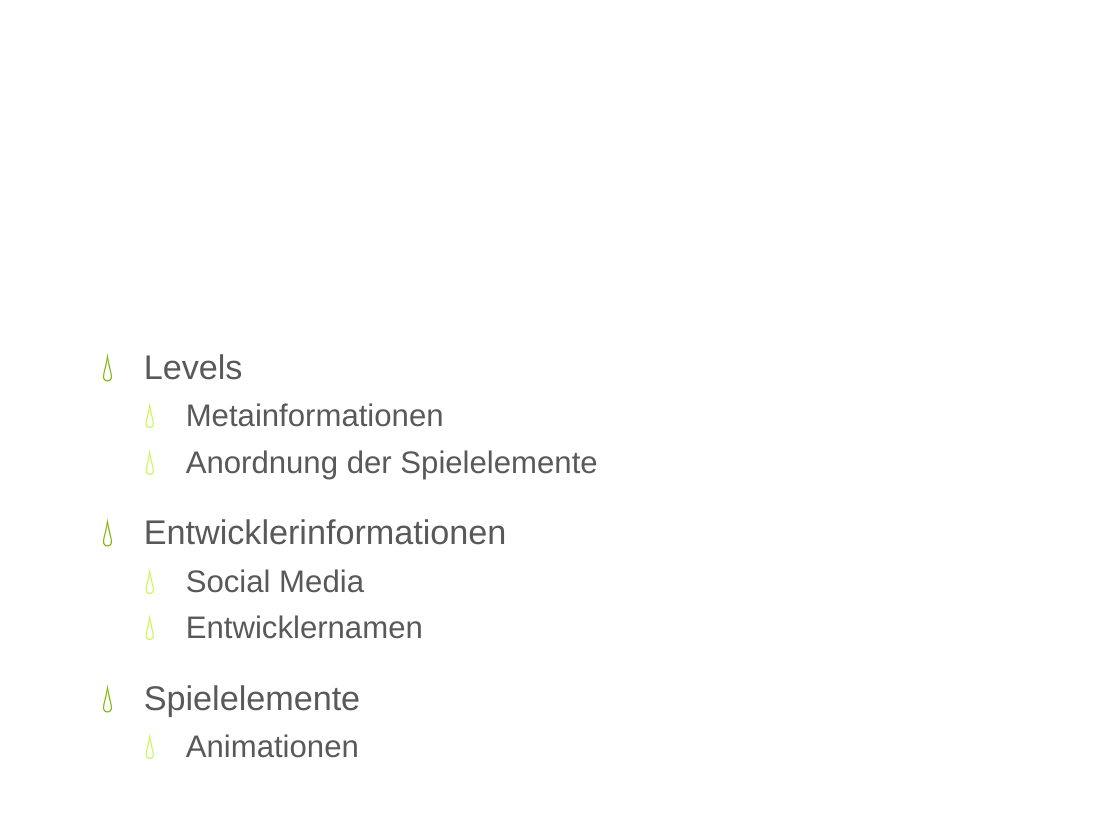
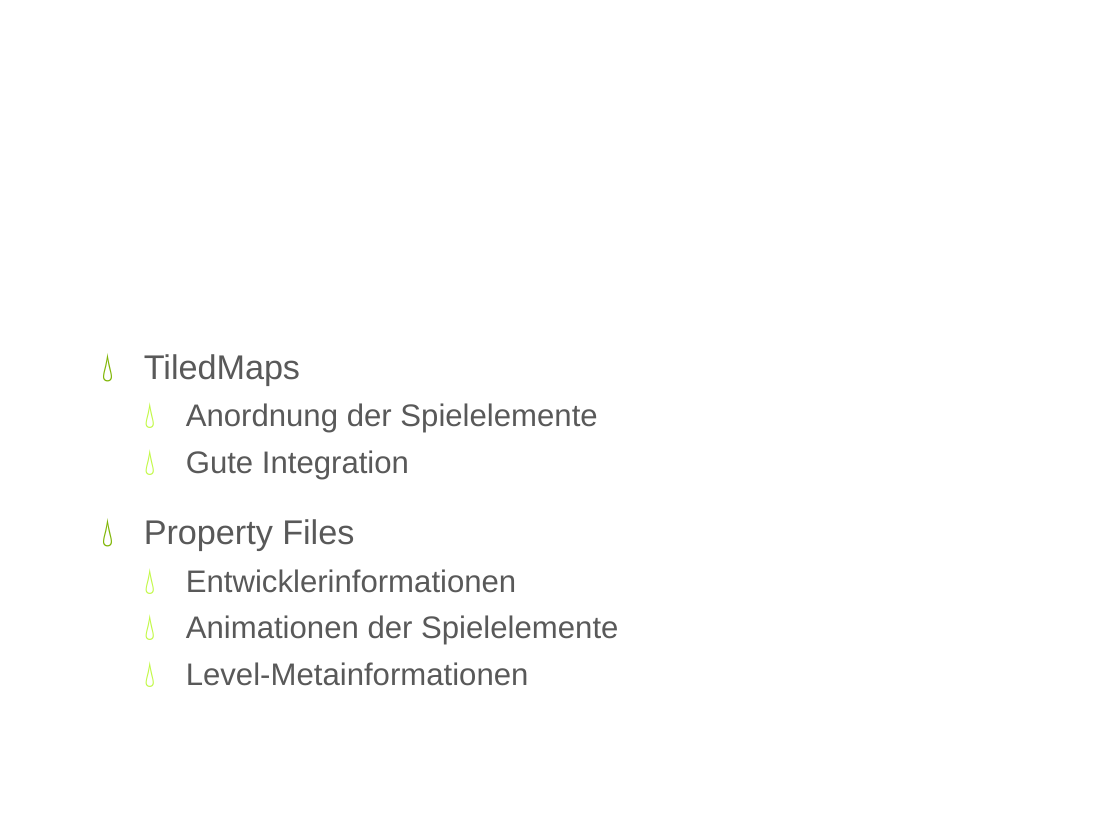
Before and after one commit to iluuu1994/Super-Mario-Bros, a slide deck: slide 15 of Resources/docs/CGR Präsentation.pptx (slide 12 before the commit). Drawn at 1120x840 pixels with LibreOffice and Linux fonts; fonts in the diff are those of the drawing; background and template pictures are left out. Boxes give left, top, right and bottom in pixels: in the first picture for what was removed or moved away, otherwise in the second. Text is boxed around its words. In the diff, an @@ line names an element or a change of style, - is before the commit and + after.

```diff
--- a/Resources/docs/CGR Präsentation.pptx
+++ b/Resources/docs/CGR Präsentation.pptx
@@ text at <box>144,354,300,385</box>: text changed; size 20 to 22 pt @@
-💧 Levels
-  💧 Metainformationen
+💧 TiledMaps
@@ text at <box>144,450,409,551</box>: paragraphs added @@
+  💧 Gute Integration
+💧 Property Files
@@ text at <box>186,569,516,593</box>: size 22 to 20 pt in "Entwicklerinformationen"; list level 1 to 2 in "Entwicklerinformationen"; bullet colour #80B606 to #C1F944 @@
@@ text at <box>186,615,618,686</box>: text changed @@
-  💧 Social Media
-  💧 Entwicklernamen
-💧 Spielelemente
-  💧 Animationen
+  💧 Animationen der Spielelemente
+  💧 Level-Metainformationen
```
Also in this commit, not shown: 9 slides added, 1 slide removed, 1 other file.
